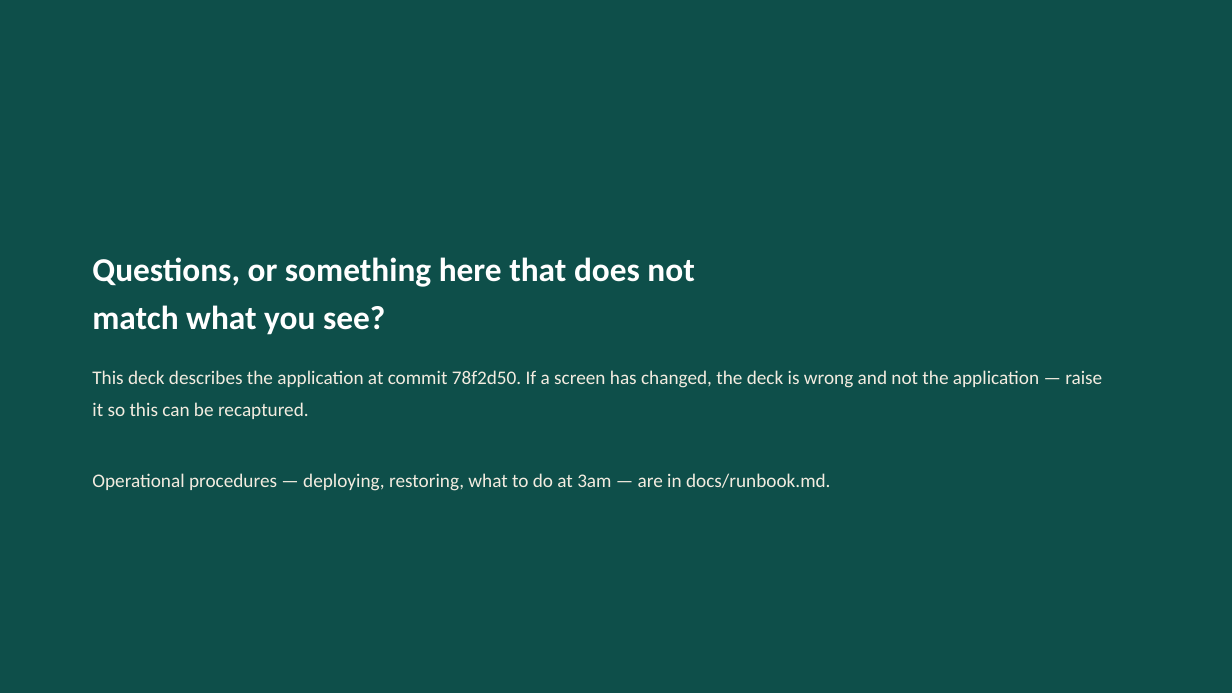
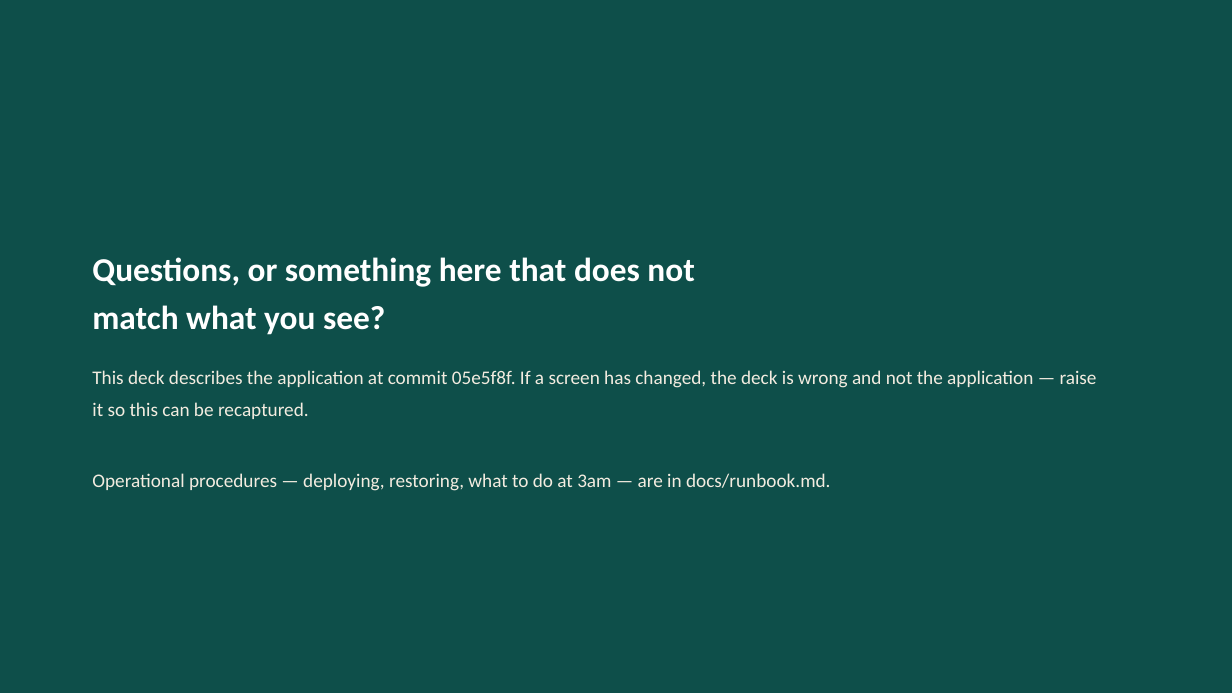
Before and after one commit to prajwal-patil-hub/Internal-Banking-Ticketing-System, a slide deck: slide 64 of docs/sop/SUCCESS-Bank-Ticketing-SOP.pptx (slide 58 before the commit). Drawn at 1232x693 pixels with LibreOffice and Linux fonts; fonts in the diff are those of the drawing. Boxes give left, top, right and bottom in pixels: in the first picture for what was removed or moved away, otherwise in the second. Text is boxed around its words. In the diff, an @@ line names an element or a change of style, - is before the commit and + after.

```diff
--- a/docs/sop/SUCCESS-Bank-Ticketing-SOP.pptx
+++ b/docs/sop/SUCCESS-Bank-Ticketing-SOP.pptx
@@ text at [92, 370, 1097, 419]: text changed @@
-This deck describes the application at commit 78f2d50. If a screen has changed, the deck is wrong and not the application — raise it so this can be recaptured.
+This deck describes the application at commit 05e5f8f. If a screen has changed, the deck is wrong and not the application — raise it so this can be recaptured.
```
Also in this commit, not shown: 19 other slides changed, 6 slides added, 31 other files.
